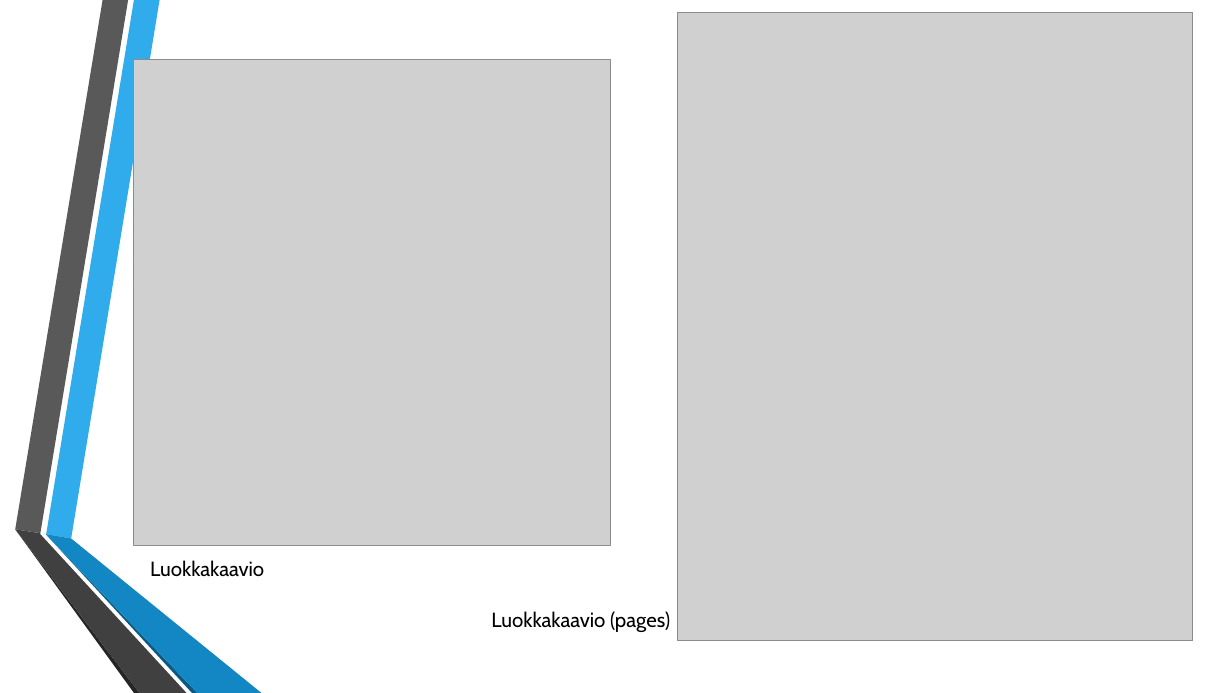
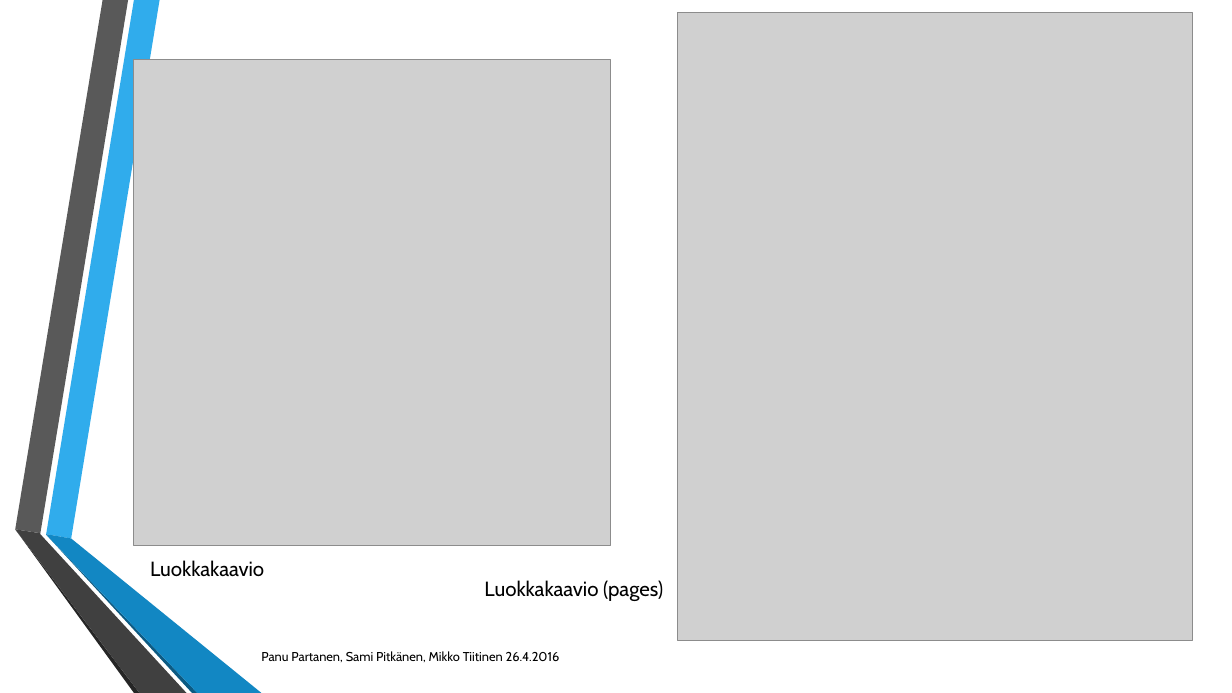
Before and after one commit to bilebucket/PetCapsule, a slide deck: slide 4 of PetCapsule.pptx. Drawn at 1232x693 pixels with LibreOffice and Linux fonts; fonts in the diff are those of the drawing; grey boxes stand for pictures; background and template pictures are left out. Boxes give left, top, right and bottom in pixels: in the first picture for what was removed or moved away, otherwise in the second. Text is boxed around its words. In the diff, an @@ line names an element or a change of style, - is before the commit and + after.

```diff
--- a/PetCapsule.pptx
+++ b/PetCapsule.pptx
@@ text "Luokkakaavio (pages)": place and size @@
-text "Luokkakaavio (pages)" at [491, 611, 670, 632]
+text "Luokkakaavio (pages)" at [484, 580, 663, 601]
@@ text added at [261, 651, 560, 662], 10 pt, text #000000 @@
+Panu Partanen, Sami Pitkänen, Mikko Tiitinen 26.4.2016
```
Also in this commit, not shown: 3 other slides changed, 5 slides added.
